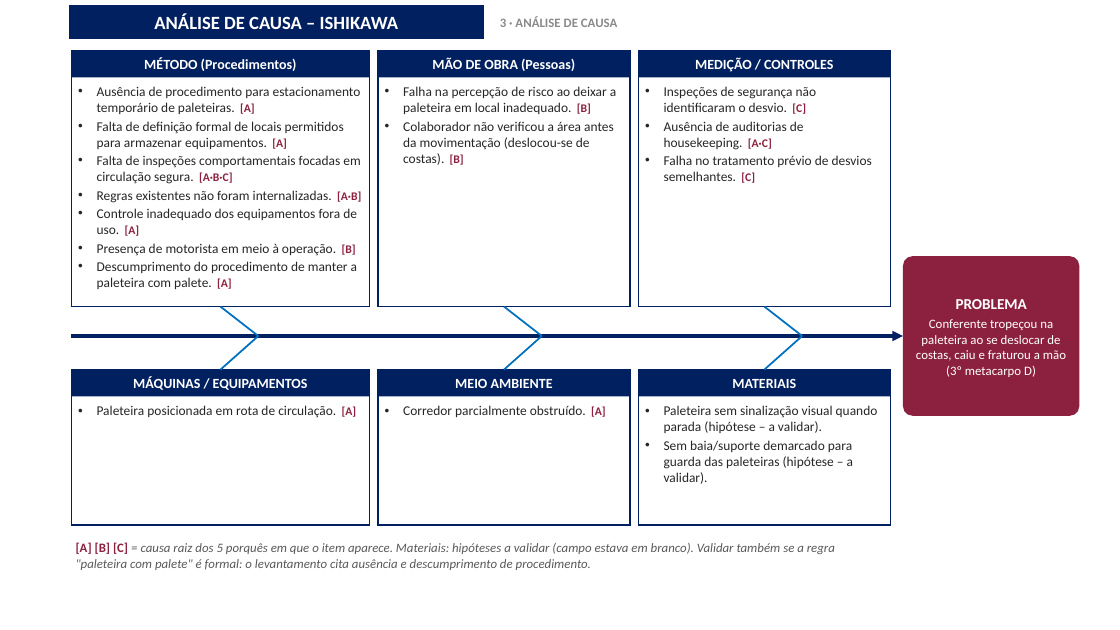
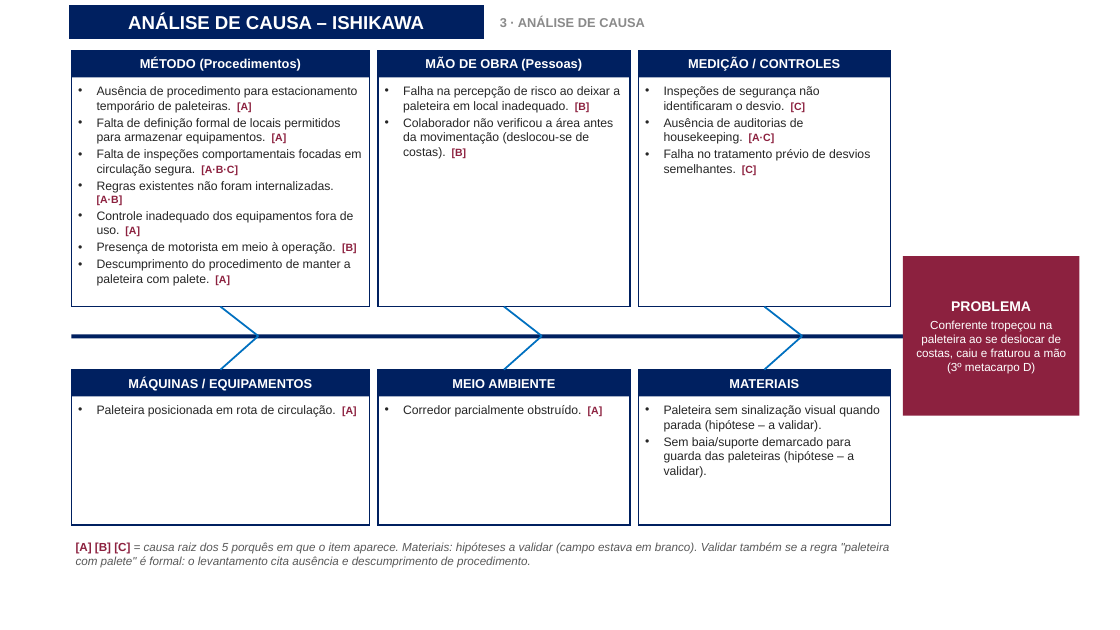
Before and after one commit to luantavarez9/hospital-seguro, a slide deck: slide 15 of entrega_acidente_GRU1/Apresentacao_Ocorrencia_Acidente_GRU_I.pptx. Drawn at 1120x630 pixels with LibreOffice and Linux fonts; fonts in the diff are those of the drawing; background and template pictures are left out. Boxes give left, top, right and bottom in pixels: in the first picture for what was removed or moved away, otherwise in the second. Text is boxed around its words. In the diff, an @@ line names an element or a change of style, - is before the commit and + after.

```diff
--- a/entrega_acidente_GRU1/Apresentacao_Ocorrencia_Acidente_GRU_I.pptx
+++ b/entrega_acidente_GRU1/Apresentacao_Ocorrencia_Acidente_GRU_I.pptx
@@ rectangle "ANÁLISE DE CAUSA – ISHIKAWA" at [70,6,483,39]: font Calibri to Arial @@
@@ text "3 · ANÁLISE DE CAUSA" at [500,17,645,27]: font Calibri to Arial @@
@@ text "Ausência de procedimento para estacionamento ..." at [97,86,362,286]: size 11.5 to 10.5 pt, font Calibri to Arial; size 10 to 9 pt in "[A]", "[A]", "[A·B·C]", "[A·B]" and 3 more places @@
@@ text "Falha na percepção de risco ..." at [403,86,620,159]: size 11.5 to 10.5 pt, font Calibri to Arial; size 10 to 9 pt in "[B]", "[B]" @@
@@ text "Inspeções de segurança não identificaram ..." at [664,86,870,176]: size 11.5 to 10.5 pt, font Calibri to Arial; size 10 to 9 pt in "[C]", "[A·C]", "[C]" @@
@@ rectangle "PROBLEMA" at [903,256,1080,416]: size 13 to 12 pt in "PROBLEMA"; font Calibri to Arial, size 11 to 10 pt; rounded rectangle to rectangle @@
@@ arrow removed from (71, 336) to (903, 336) @@
@@ rectangle added at [71,334,903,339], fill #002060 @@
@@ size 12 to 11 pt, font Calibri to Arial in 6 elements at [71,50,370,77], [378,50,630,77], [639,50,891,77], [71,370,370,397], [378,370,630,397], [639,370,891,397] @@
@@ text "Paleteira posicionada em rota de ..." at [97,405,357,417]: size 11.5 to 10.5 pt, font Calibri to Arial; size 10 to 9 pt in "[A]" @@
@@ text "Corredor parcialmente obstruído. [A]" at [403,405,603,417]: size 11.5 to 10.5 pt, font Calibri to Arial; size 10 to 9 pt in "[A]" @@
@@ text "Paleteira sem sinalização visual quando ..." at [664,405,880,478]: size 11.5 to 10.5 pt, font Calibri to Arial @@
@@ text "[A] [B] [C] = causa ..." at [76,542,890,568]: size 11 to 10 pt, font Calibri to Arial @@
```
Also in this commit, not shown: 23 other slides changed, 31 other files.
